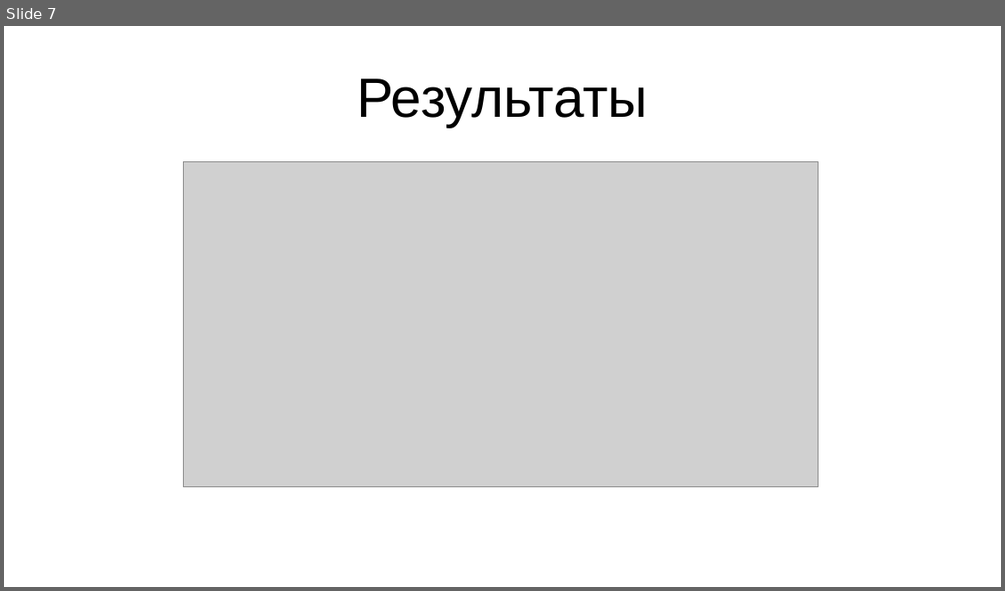
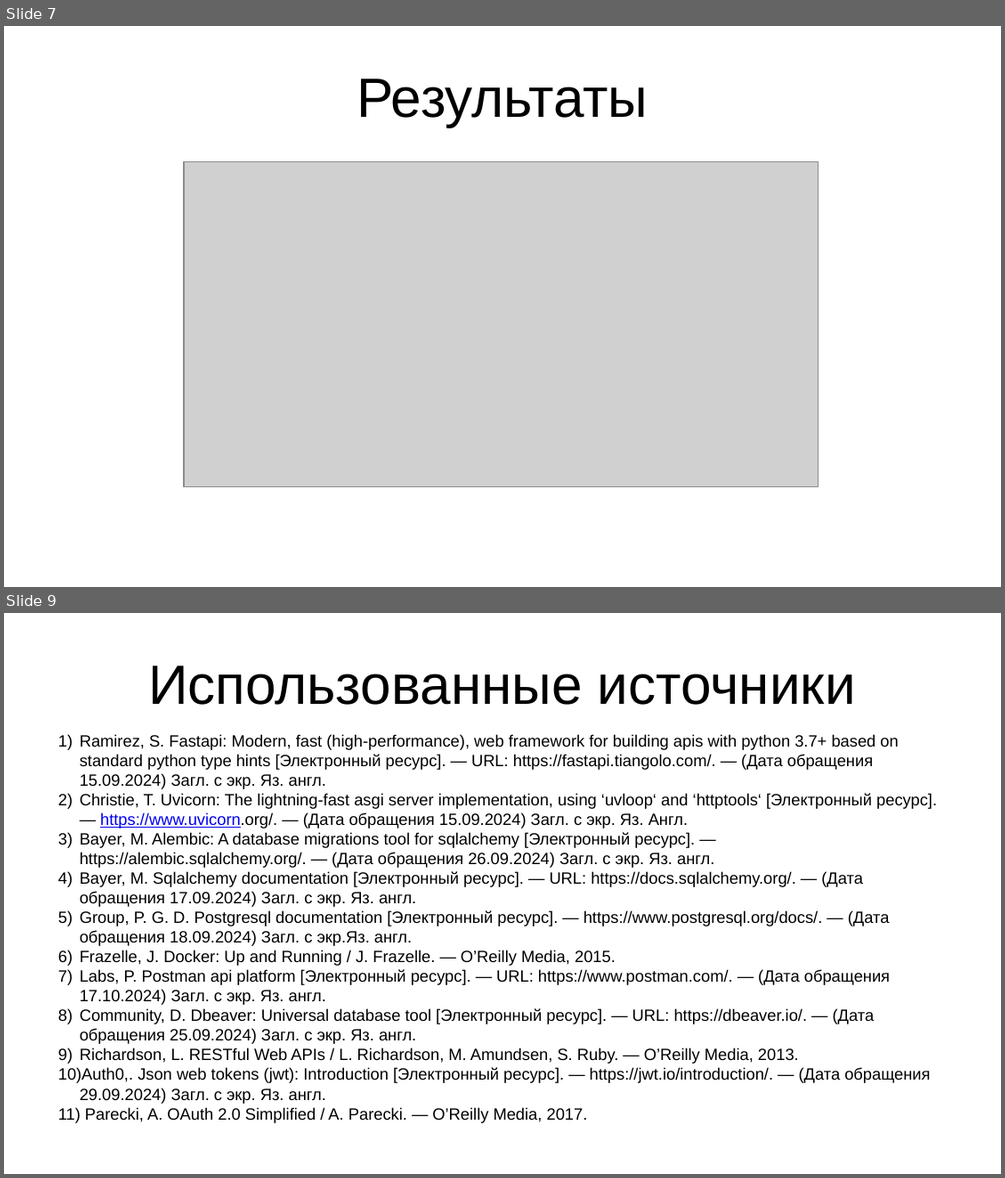
Before and after one commit to Krab1o/UnivAssignments, a slide deck: sem 6/coursework/!presentation/coursework.pptx. Shown one above the other, each under a label of ours: slide 7 before the commit, slides 7 and 9 after it; the slides between them are not shown. The pictures are 1005x591 and 1005x1178 pixels, drawn with LibreOffice and Linux fonts; fonts in the diff are those of the drawing; grey boxes stand for pictures. Boxes give left, top, right and bottom in pixels: in the first picture for what was removed or moved away, otherwise in the second. Text is boxed around its words. In the diff, an @@ line names an element or a change of style, - is before the commit and + after.

```diff
--- a/sem 6/coursework/!presentation/coursework.pptx
+++ b/sem 6/coursework/!presentation/coursework.pptx
@@ slide 9 added at box(4, 613, 1001, 1174), background #FFFFFF @@
@@ title added at box(148, 666, 856, 705), 44 pt, text #000000 @@
+Использованные источники
@@ text added at box(58, 734, 937, 1122), 13 pt, text #000000 @@
+1) Ramirez, S. Fastapi: Modern, fast (high-performance), web framework for building apis with python 3.7+ based on standard python type hints [Электронный ресурс]. — URL: https://fastapi.tiangolo.com/. — (Дата обращения 15.09.2024) Загл. с экр. Яз. англ.
+2) Christie, T. Uvicorn: The lightning-fast asgi server implementation, using ‘uvloop‘ and ‘httptools‘ [Электронный ресурс]. — https://www.uvicorn.org/. — (Дата обращения 15.09.2024) Загл. с экр. Яз. Англ.
+3) Bayer, M. Alembic: A database migrations tool for sqlalchemy [Электронный ресурс]. — https://alembic.sqlalchemy.org/. — (Дата обращения 26.09.2024) Загл. с экр. Яз. англ.
+4) Bayer, M. Sqlalchemy documentation [Электронный ресурс]. — URL: https://docs.sqlalchemy.org/. — (Дата обращения 17.09.2024) Загл. с экр. Яз. англ.
+5) Group, P. G. D. Postgresql documentation [Электронный ресурс]. — https://www.postgresql.org/docs/. — (Дата обращения 18.09.2024) Загл. с экр.Яз. англ.
+6) Frazelle, J. Docker: Up and Running / J. Frazelle. — O’Reilly Media, 2015.
+7) Labs, P. Postman api platform [Электронный ресурс]. — URL: https://www.postman.com/. — (Дата обращения 17.10.2024) Загл. с экр. Яз. англ.
+8) Community, D. Dbeaver: Universal database tool [Электронный ресурс]. — URL: https://dbeaver.io/. — (Дата обращения 25.09.2024) Загл. с экр. Яз. англ.
+9) Richardson, L. RESTful Web APIs / L. Richardson, M. Amundsen, S. Ruby. — O’Reilly Media, 2013.
+10) Auth0,. Json web tokens (jwt): Introduction [Электронный ресурс]. — https://jwt.io/introduction/. — (Дата обращения 29.09.2024) Загл. с экр. Яз. англ.
+11) Parecki, A. OAuth 2.0 Simplified / A. Parecki. — O’Reilly Media, 2017.
```
Also in this commit, not shown: 1 slide changed, 1 other slide added, 2 slides removed, 5 other files.
